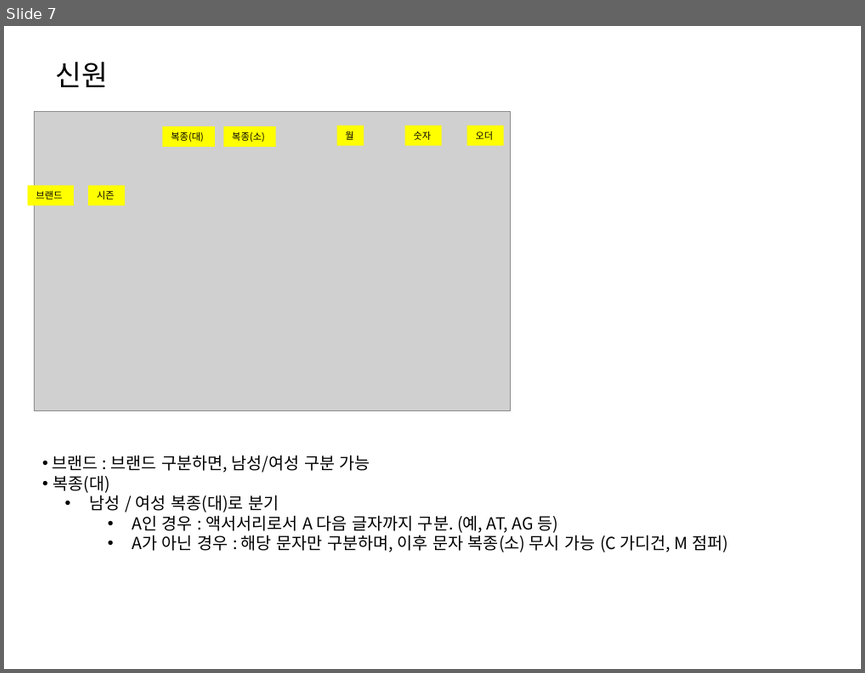
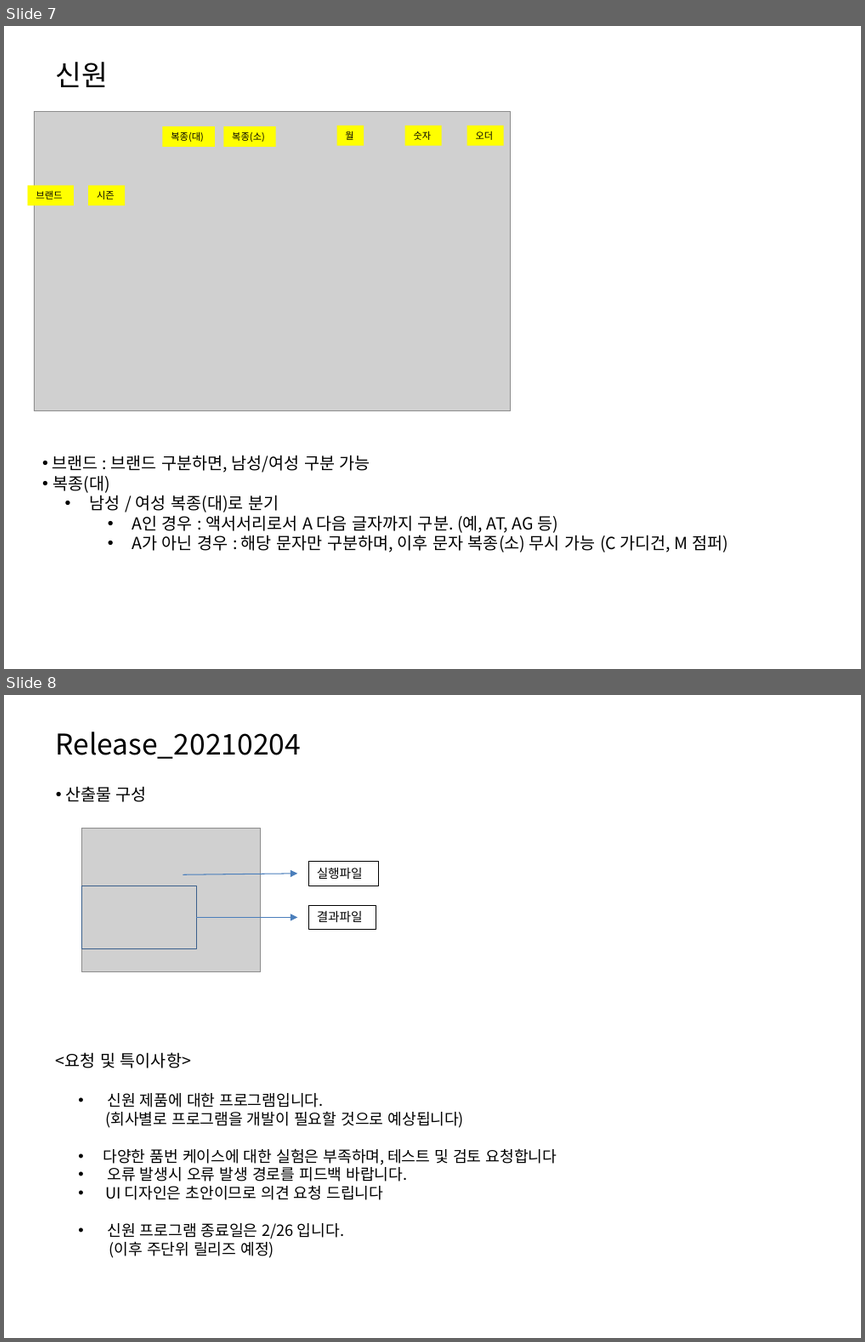
Before and after one commit to suni1015/ImageMaking, a slide deck: 00_doc/우리집SW_ImageMaking_QnA_210105.pptx. Shown one above the other, each under a label of ours: slide 7 before the commit, slides 7 and 8 after it. The pictures are 865x673 and 865x1342 pixels, drawn with LibreOffice and Linux fonts; fonts in the diff are those of the drawing; grey boxes stand for pictures. Boxes give left, top, right and bottom in pixels: in the first picture for what was removed or moved away, otherwise in the second. Text is boxed around its words. In the diff, an @@ line names an element or a change of style, - is before the commit and + after.

```diff
--- a/00_doc/우리집SW_ImageMaking_QnA_210105.pptx
+++ b/00_doc/우리집SW_ImageMaking_QnA_210105.pptx
@@ slide 8 added at <box>4,695,861,1338</box>, background #FFFFFF @@
@@ title added at <box>55,732,300,759</box>, 24 pt, text #000000 @@
+Release_20210204
@@ text added at <box>65,786,147,802</box>, 14 pt, text #000000 @@
+• 산출물 구성
@@ picture added at <box>82,828,260,973</box> @@
@@ rectangle added at <box>308,862,378,886</box>, fill #FFFFFF, outline #000000 0.25 pt, 10.5 pt, text #000000 @@
+실행파일
@@ rectangle added at <box>82,885,197,948</box>, outline #3A5F8C 0.25 pt @@
@@ arrow added from (183, 875) to (298, 873), #4B7EBC 0.75 pt @@
@@ arrow added from (196, 917) to (298, 917), #4B7EBC 0.75 pt @@
@@ rectangle added at <box>308,905,375,929</box>, fill #FFFFFF, outline #000000 0.25 pt, 10.5 pt, text #000000 @@
+결과파일
@@ text added at <box>56,1052,557,1258</box>, 13 pt, text #000000 @@
+<요청 및 특이사항>
+  • 신원 제품에 대한 프로그램입니다.
+    (회사별로 프로그램을 개발이 필요할 것으로 예상됩니다)
+  • 다양한 품번 케이스에 대한 실험은 부족하며, 테스트 및 검토 요청합니다
+  • 오류 발생시 오류 발생 경로를 피드백 바랍니다.
+  • UI 디자인은 초안이므로 의견 요청 드립니다
+  • 신원 프로그램 종료일은 2/26 입니다.
+    (이후 주단위 릴리즈 예정)
```
Also in this commit, not shown: 1 other slide added, 1 slide removed, 1 other file.
